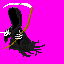
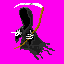
Layers edited between the first and the second 64 × 64 image:
showed "death left", painted on it over left=0, top=3, right=55, bottom=60
painted on "death left 2" over left=0, top=3, right=55, bottom=57
painted on "death turning" over left=0, top=3, right=47, bottom=60
renamed "death right 2" to "Background", painted on it over left=0, top=3, right=55, bottom=60
removed layer "death right" over left=0, top=3, right=55, bottom=60
